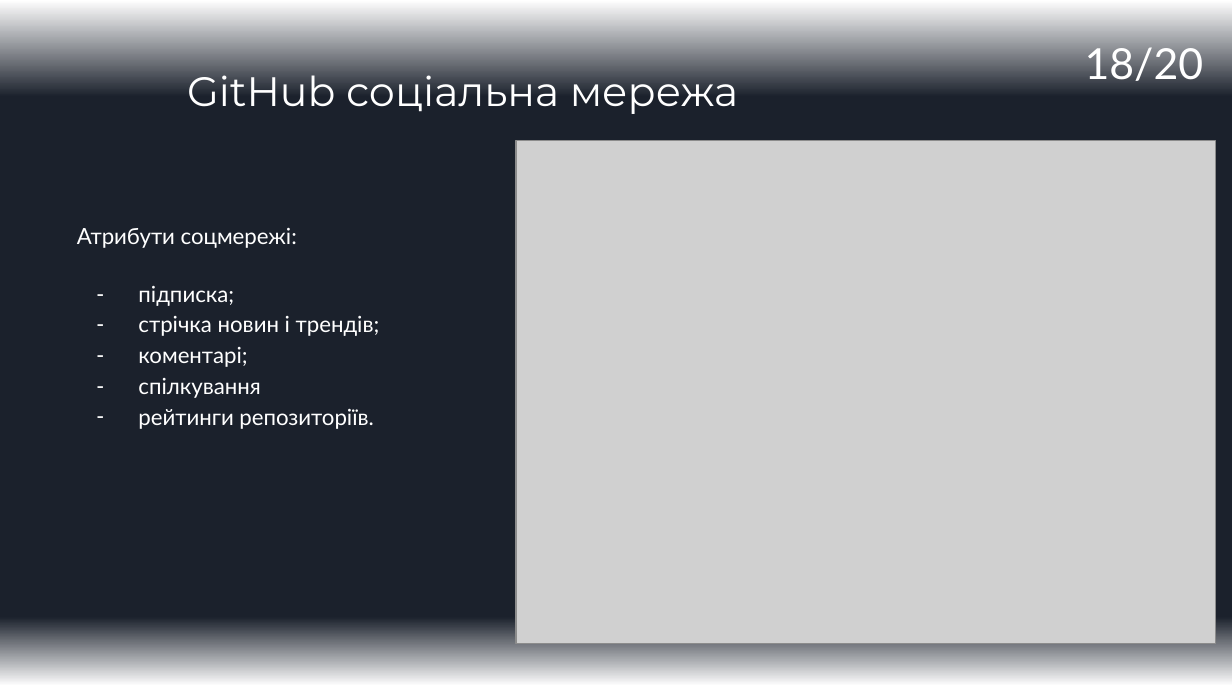
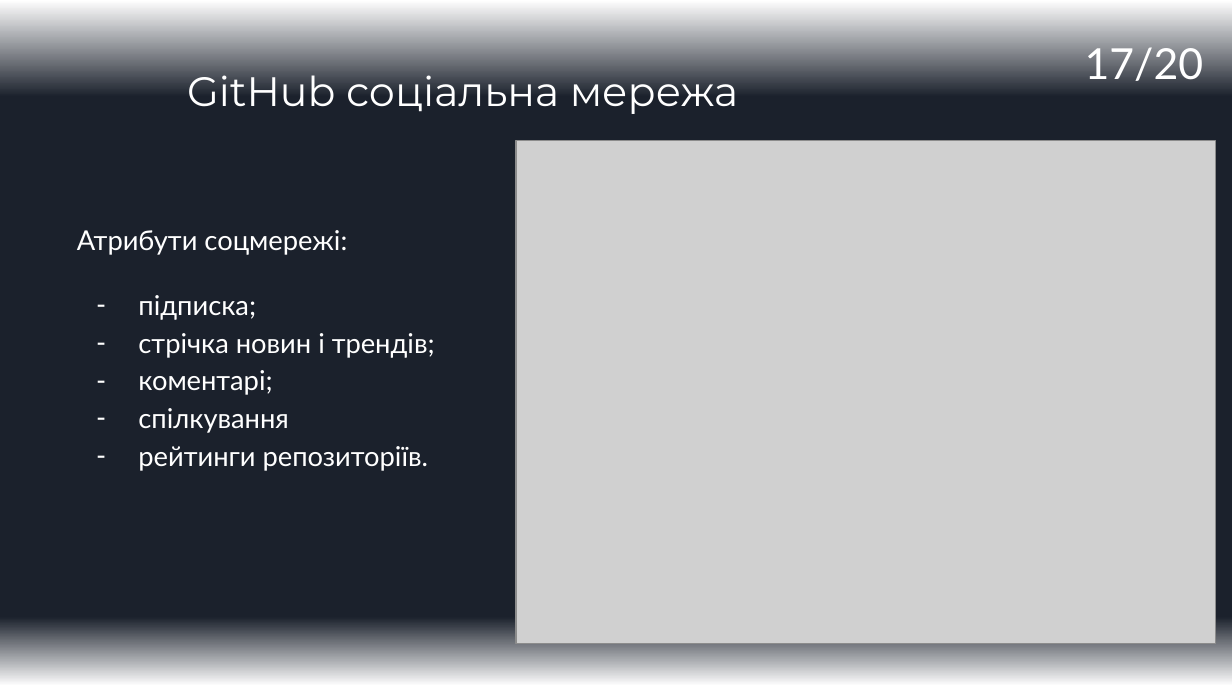
Before and after one commit to ValueOverStatic/IT-carrer-Seminars, a slide deck: slide 17 of Seminar1_Github_v02.pptx (slide 18 before the commit). Drawn at 1232x693 pixels with LibreOffice and Linux fonts; fonts in the diff are those of the drawing; grey boxes stand for pictures. Boxes give left, top, right and bottom in pixels: in the first picture for what was removed or moved away, otherwise in the second. Text is boxed around its words. In the diff, an @@ line names an element or a change of style, - is before the commit and + after.

```diff
--- a/Seminar1_Github_v02.pptx
+++ b/Seminar1_Github_v02.pptx
@@ page number at bbox=[1085, 47, 1203, 87]: text changed @@
-18/20
+17/20
@@ text "Атрибути соцмережі:" at bbox=[77, 230, 435, 471]: size 13 to 16 pt @@
```
Also in this commit, not shown: 4 other slides changed, 1 slide removed.
